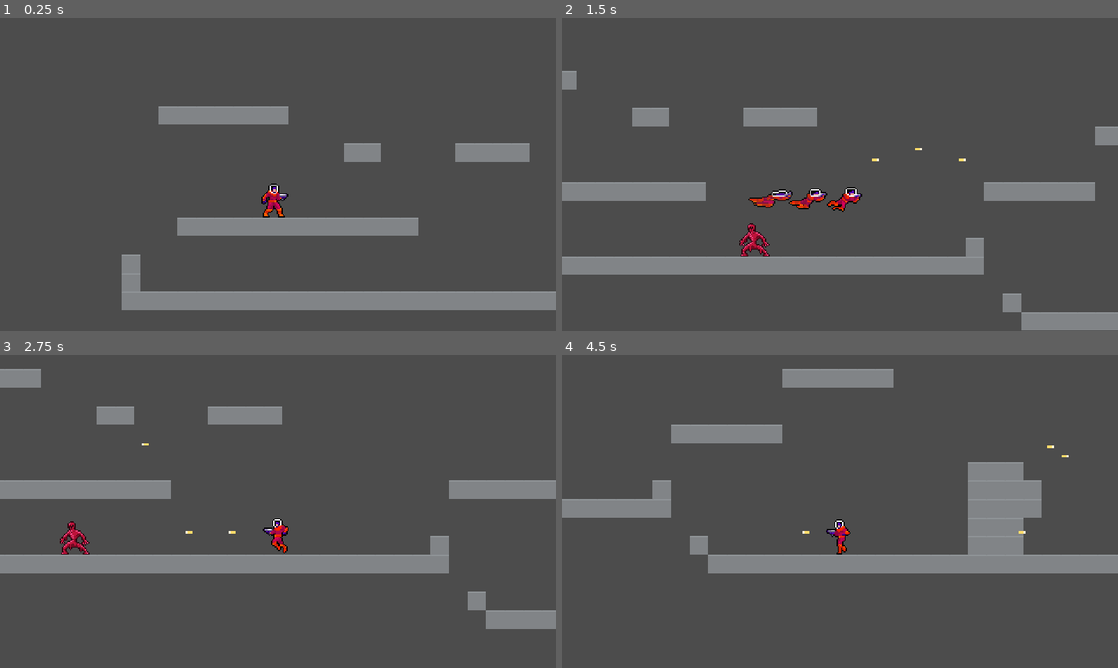
Above: before the commit, frames 1-4 (two rows, left to right).
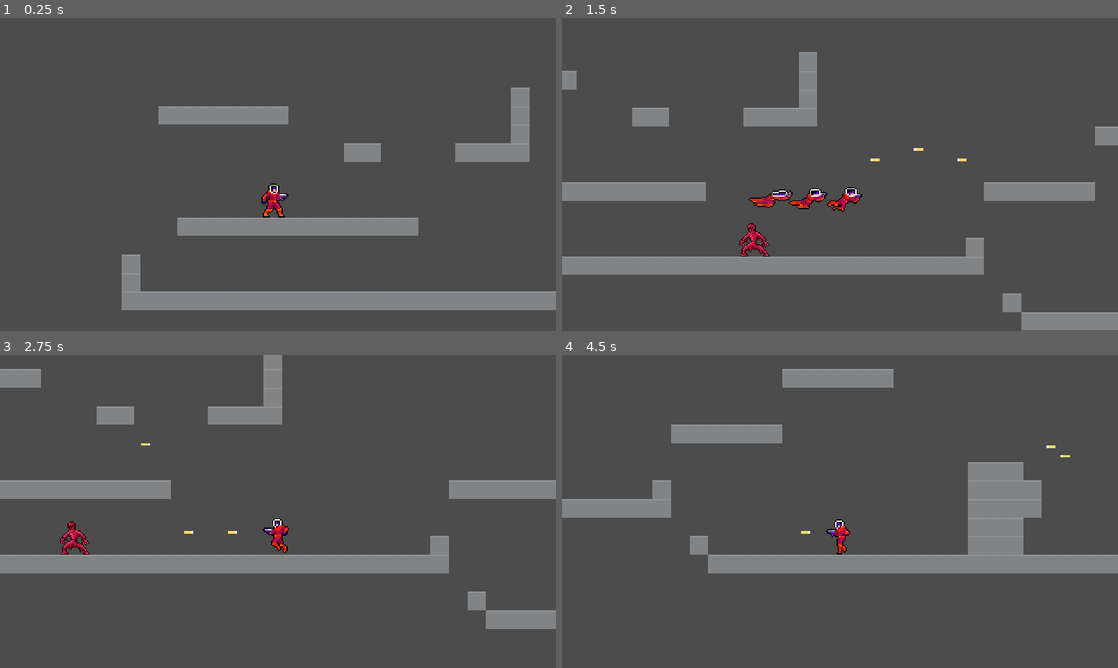
Above: after the commit, the same moments.

Repository: JuroUhlar/red_cascade
Game: Godot game, scene res://scenes/World.tscn
Same seed, same stepped clock (60 frames per second), same inputs: the game is played once before the commit and once after it.
Inputs:
- Up to frame 1 (0.25 s): no input
- Up to frame 2 (1.5 s): tap Enter at 0.5 s; hold Z (shoot) 0.53-1.28 s; hold D (move_right) from 0.53 s (still down); tap Space (jump) at 0.77 s; tap X (dash) at 1.35 s
- Up to frame 3 (2.75 s): tap Space (jump) at 1.52 s; tap Z (shoot) at 1.55 s; release D (move_right) at 2.03 s; hold A (move_left) from 2.03 s (still down); hold Z (shoot) from 2.03 s (still down)
- Up to frame 4 (4.5 s): release A (move_left) at 2.78 s; release Z (shoot) at 2.78 s; hold D (move_right) 2.78-4.28 s; tap Z (shoot) at 2.85, 4.35 s; tap Space (jump) at 3.02, 3.77 s; hold Z (shoot) 3.53-4.28 s; tap X (dash) at 3.6 s; hold A (move_left) from 4.28 s (still down)

The runs differ from the first frame. In frame 1, 0.6% of the frame differs, in the area x 91-96%, y 22-40%; in frame 2, 0.6%, in the area x 42-73%, y 10-46%; in frame 3, 0.6%; in frame 4, less than 0.1%.

Commit message:
Bullets hit things

Diff:
--- a/scenes/Level.tscn
+++ b/scenes/Level.tscn
@@ -31,4 +31,4 @@
 cell_custom_transform = Transform2D( 0, 0, 0, 1, 0, 0 )
 collision_layer = 8
 format = 1
-tile_data = PoolIntArray( 196610, 0, 0, 196611, 0, 0, 196612, 0, 0, 196613, 0, 0, 196614, 0, 0, 196615, 0, 0, 196616, 0, 0, 327692, 0, 0, 327693, 0, 0, 3276 …(2048 unchanged characters)…
+tile_data = PoolIntArray( 131093, 0, 0, 196610, 0, 0, 196611, 0, 0, 196612, 0, 0, 196613, 0, 0, 196614, 0, 0, 196615, 0, 0, 196616, 0, 0, 196629, 0, 0, 262165, 0, 0, 327692, 0, 0, 327693, 0, 0, 3276 …(2048 unchanged characters)…
--- a/scenes/Player.tscn
+++ b/scenes/Player.tscn
@@ -167,7 +167,7 @@
 [node name="Sprite" type="AnimatedSprite" parent="."]
 z_index = 1
 frames = SubResource( 8 )
-animation = "die"
+animation = "idle"
 
 [node name="gun_muzzle" type="Position2D" parent="."]
 position = Vector2( 12, -3 )
--- a/scenes/player_bullet.tscn
+++ b/scenes/player_bullet.tscn
@@ -1,19 +1,34 @@
-[gd_scene load_steps=4 format=2]
+[gd_scene load_steps=8 format=2]
 
 [ext_resource path="res://scripts/player_bullet.gd" type="Script" id=1]
 [ext_resource path="res://assets/Projectile/player-projectile.png" type="Texture" id=2]
+[ext_resource path="res://assets/Projectile/bullet_explode_0.png" type="Texture" id=3]
+[ext_resource path="res://assets/Projectile/bullet_explode_1.png" type="Texture" id=4]
+[ext_resource path="res://assets/Projectile/bullet_explode_2.png" type="Texture" id=5]
+
+[sub_resource type="SpriteFrames" id=2]
+animations = [ {
+"frames": [ ExtResource( 2 ) ],
+"loop": true,
+"name": "default",
+"speed": 5.0
+}, {
+"frames": [ ExtResource( 3 ), ExtResource( 4 ), ExtResource( 5 ) ],
+"loop": false,
+"name": "impact",
+"speed": 30.0
+} ]
 
 [sub_resource type="RectangleShape2D" id=1]
-extents = Vector2( 1.54465, 0.478155 )
+extents = Vector2( 4.02687, 1.04009 )
 
 [node name="player_bullet" type="Area2D"]
-scale = Vector2( 2, 2 )
+collision_mask = 14
 script = ExtResource( 1 )
 
-[node name="Sprite" type="Sprite" parent="."]
-position = Vector2( -1.5, -0.525 )
-texture = ExtResource( 2 )
-centered = false
+[node name="Sprite" type="AnimatedSprite" parent="."]
+frames = SubResource( 2 )
+playing = true
 
 [node name="CollisionShape2D" type="CollisionShape2D" parent="."]
 shape = SubResource( 1 )
@@ -23,7 +38,9 @@
 autostart = true
 
 [node name="VisibilityNotifier2D" type="VisibilityNotifier2D" parent="."]
-position = Vector2( 0.0448735, -0.0224366 )
+position = Vector2( -2.12515, -0.939346 )
 scale = Vector2( 0.385248, 0.190052 )
+rect = Rect2( -10, -10, 30, 30 )
+[connection signal="body_entered" from="." to="." method="_on_player_bullet_body_entered"]
 [connection signal="timeout" from="lifetime_timer" to="." method="_on_lifetime_timer_timeout"]
 [connection signal="screen_exited" from="VisibilityNotifier2D" to="." method="_on_VisibilityNotifier2D_screen_exited"]
--- a/scripts/player_bullet.gd
+++ b/scripts/player_bullet.gd
@@ -3,19 +3,27 @@
 export var speed = 350
 var velocity = Vector2()
 var direction = 1
+var hit = false
 
 #THIS IS THE NORMAL DAGGER
 func set_projectile_direction(dir):
 	direction = dir
-	if dir == -1:
+	if dir == 1:
 		$Sprite.flip_h = true
 
 func _physics_process(delta):
-	velocity.x = speed * delta * direction
-	translate(velocity)
+	if (!hit):
+		velocity.x = speed * delta * direction
+		translate(velocity)
 
 func _on_lifetime_timer_timeout():
 	queue_free()
 
 func _on_VisibilityNotifier2D_screen_exited():
 	queue_free()
+
+func _on_player_bullet_body_entered(body):
+	$Sprite.play("impact")
+	hit = true
+	yield($Sprite, "animation_finished")
+	queue_free()
Binary file added: assets/Projectile/bullet_explode_0.png
Not shown, added: assets/Projectile/bullet_explode_0.png.import
Binary file added: assets/Projectile/bullet_explode_1.png
Not shown, added: assets/Projectile/bullet_explode_1.png.import
Binary file added: assets/Projectile/bullet_explode_2.png
Not shown, added: assets/Projectile/bullet_explode_2.png.import
Binary file changed: assets/Projectile/player-projectile.png
